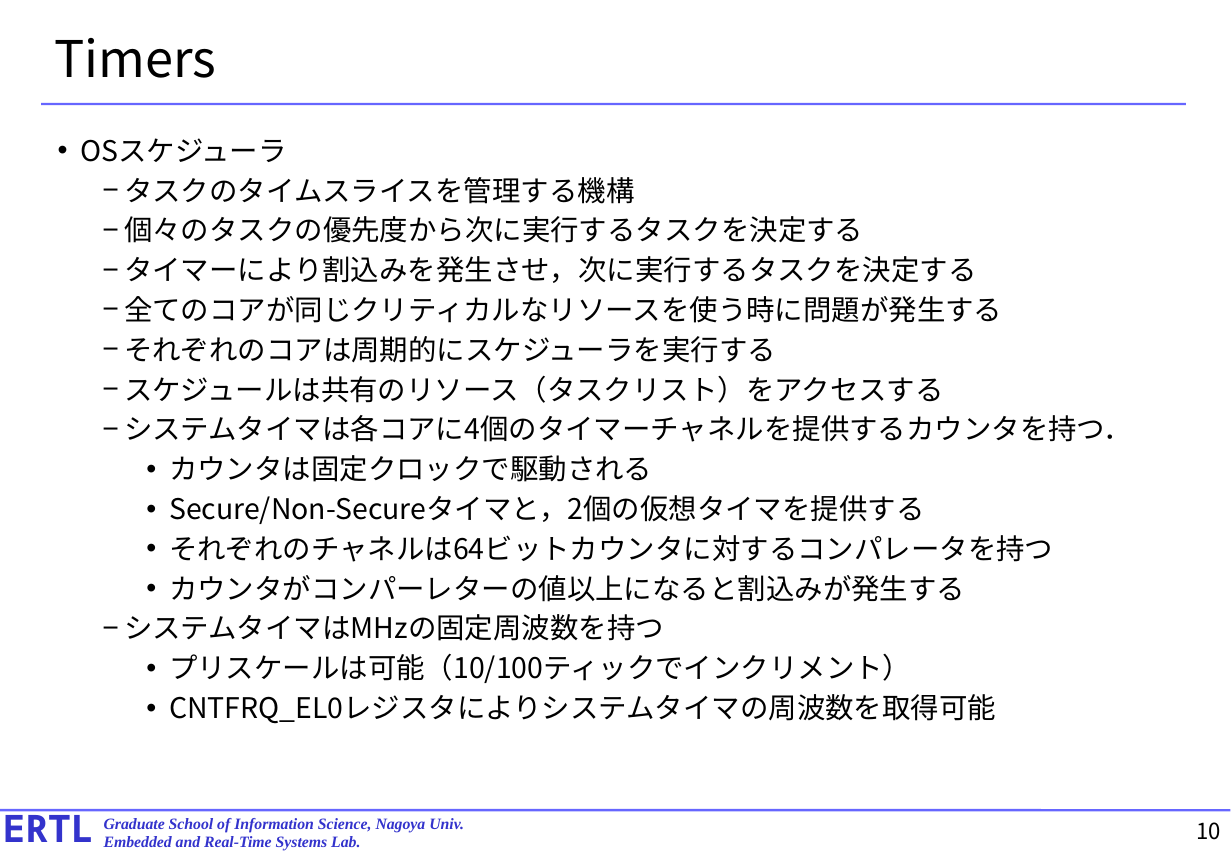
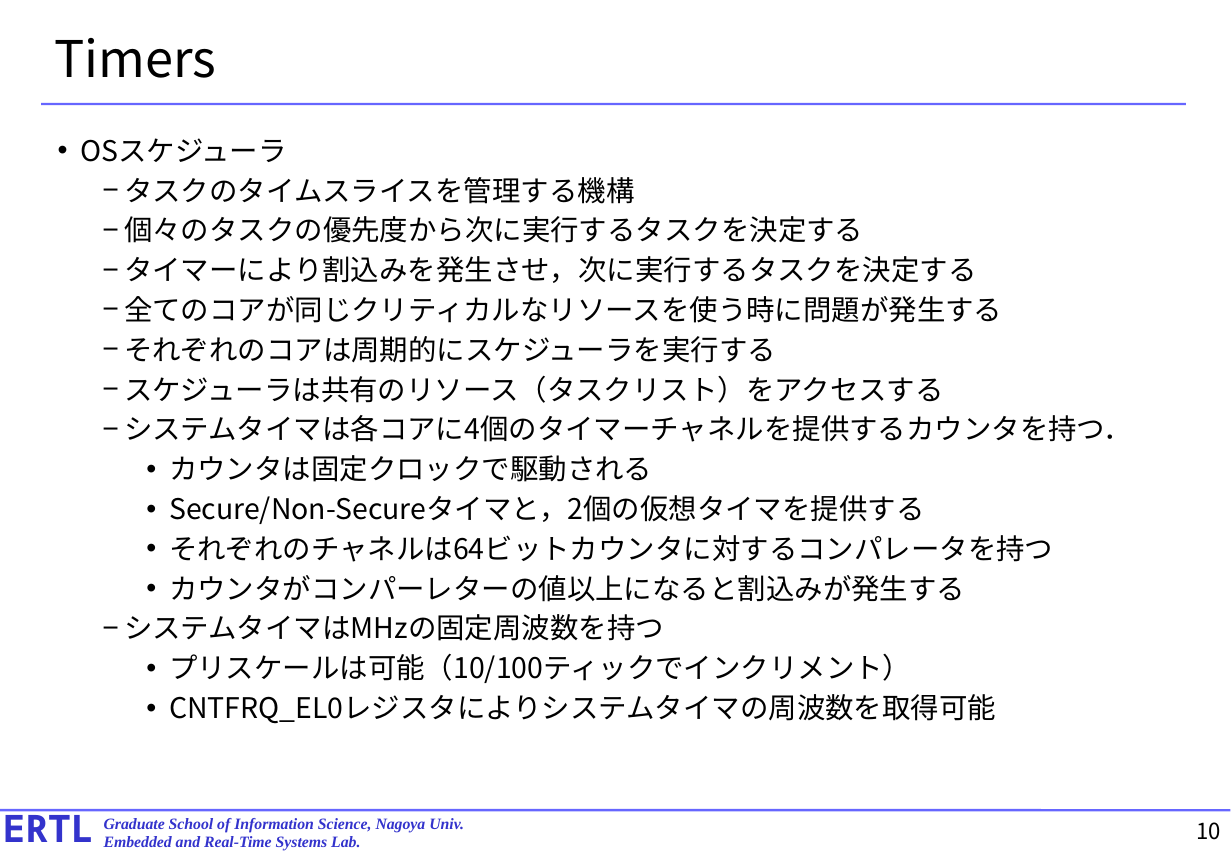
Before and after one commit to exshonda/arm64_basic, a slide deck: slide 10 of text/12.chapter14.pptx. Drawn at 1232x853 pixels with LibreOffice and Linux fonts; fonts in the diff are those of the drawing. Boxes give left, top, right and bottom in pixels: in the first picture for what was removed or moved away, otherwise in the second. Text is boxed around its words. In the diff, an @@ line names an element or a change of style, - is before the commit and + after.

```diff
--- a/text/12.chapter14.pptx
+++ b/text/12.chapter14.pptx
@@ text at <box>124,375,944,403</box>: text changed @@
-  − スケジュールは共有のリソース（タスクリスト）をアクセスする
+  − スケジューラは共有のリソース（タスクリスト）をアクセスする
```
Also in this commit, not shown: 2 other slides changed, 1 other file.
